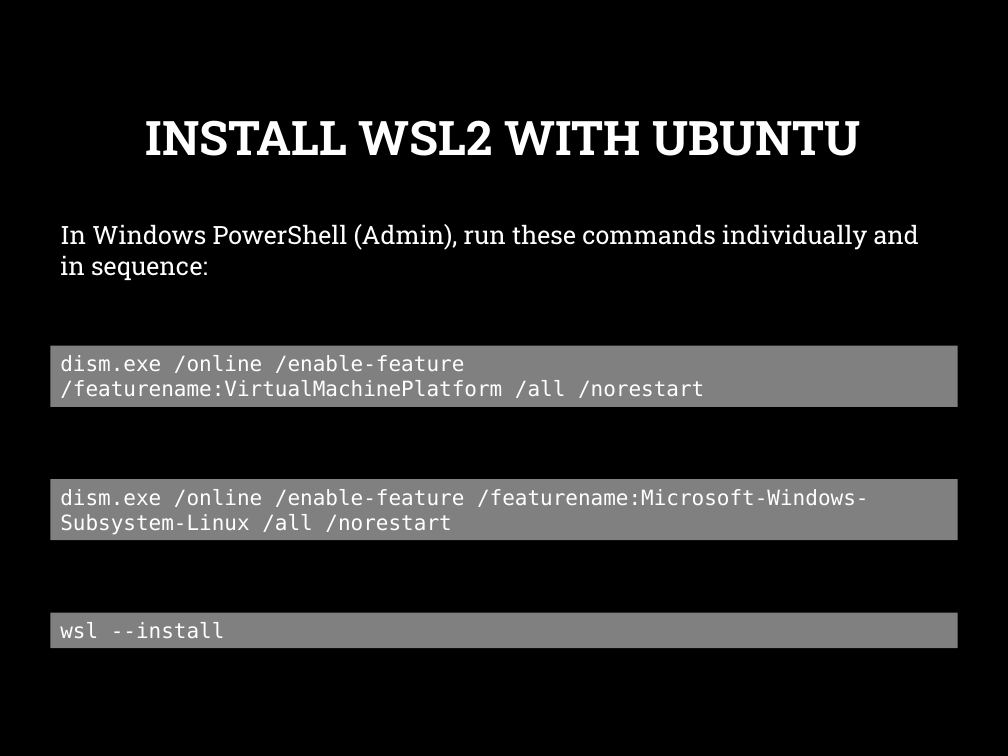
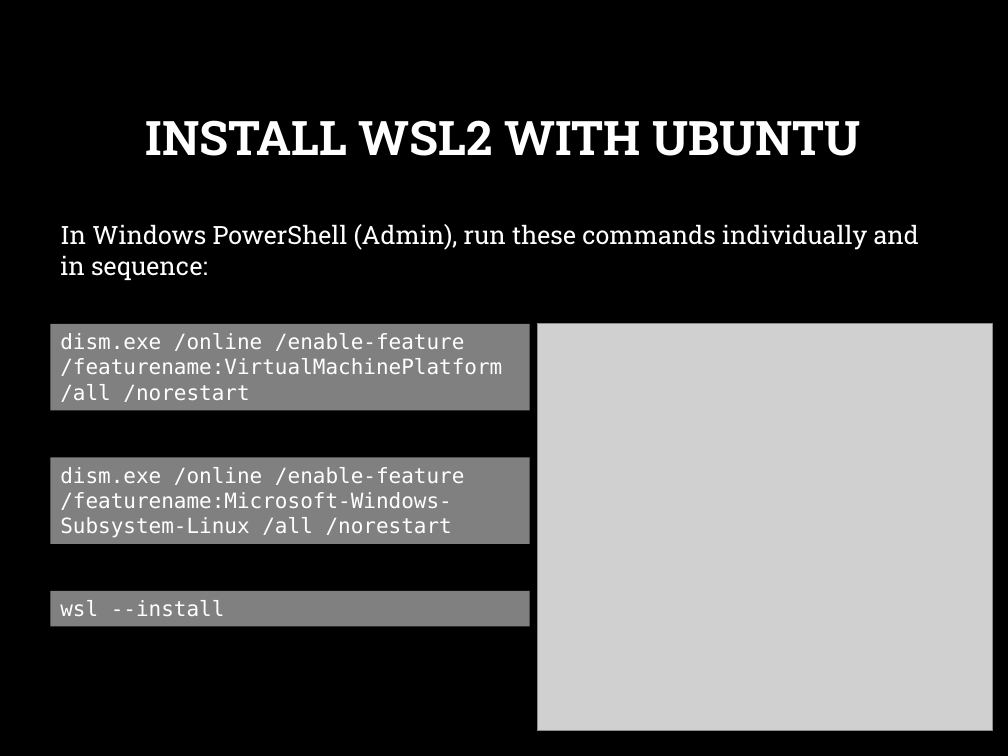
Before and after one commit to ChristopherAlanMurphy/TensorFlow.GPU.Windows11.via.WSL2, a slide deck: slide 8 of Presenation_TensorFlowOnWindows11forGPU.pptx. Drawn at 1008x756 pixels with LibreOffice and Linux fonts; fonts in the diff are those of the drawing; grey boxes stand for pictures; background and template pictures are left out. Boxes give left, top, right and bottom in pixels: in the first picture for what was removed or moved away, otherwise in the second. Text is boxed around its words. In the diff, an @@ line names an element or a change of style, - is before the commit and + after.

```diff
--- a/Presenation_TensorFlowOnWindows11forGPU.pptx
+++ b/Presenation_TensorFlowOnWindows11forGPU.pptx
@@ rectangle "dism.exe /online /enable-feature /featurename:VirtualMachine ...": place and size @@
-rectangle "dism.exe /online /enable-feature /featurename:VirtualMachine ..." at bbox=[50, 346, 958, 407]
+rectangle "dism.exe /online /enable-feature /featurename:VirtualMachine ..." at bbox=[50, 324, 529, 410]
@@ picture added at bbox=[537, 324, 993, 731] @@
@@ rectangle "dism.exe /online /enable-feature /featurename:Microsoft-Wind ...": place and size @@
-rectangle "dism.exe /online /enable-feature /featurename:Microsoft-Wind ..." at bbox=[50, 479, 958, 540]
+rectangle "dism.exe /online /enable-feature /featurename:Microsoft-Wind ..." at bbox=[50, 458, 529, 544]
@@ rectangle "wsl --install": place and size @@
-rectangle "wsl --install" at bbox=[50, 613, 958, 648]
+rectangle "wsl --install" at bbox=[50, 591, 529, 626]
```
Also in this commit, not shown: 4 other slides changed, 1 slide added.
